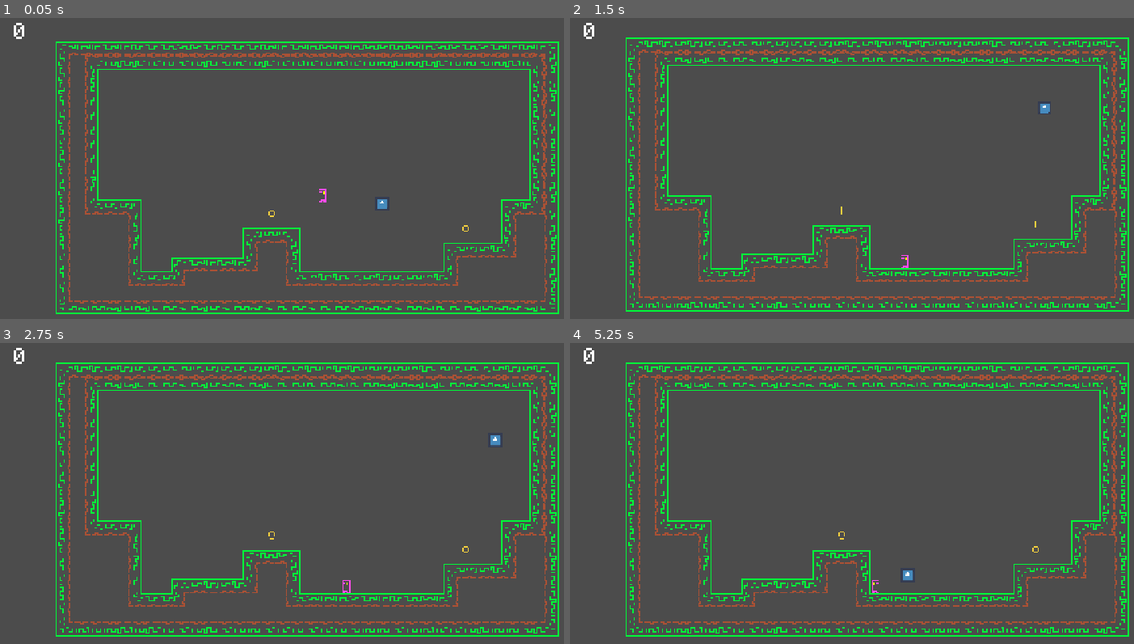
Above: before the commit, frames 1-4 (two rows, left to right).
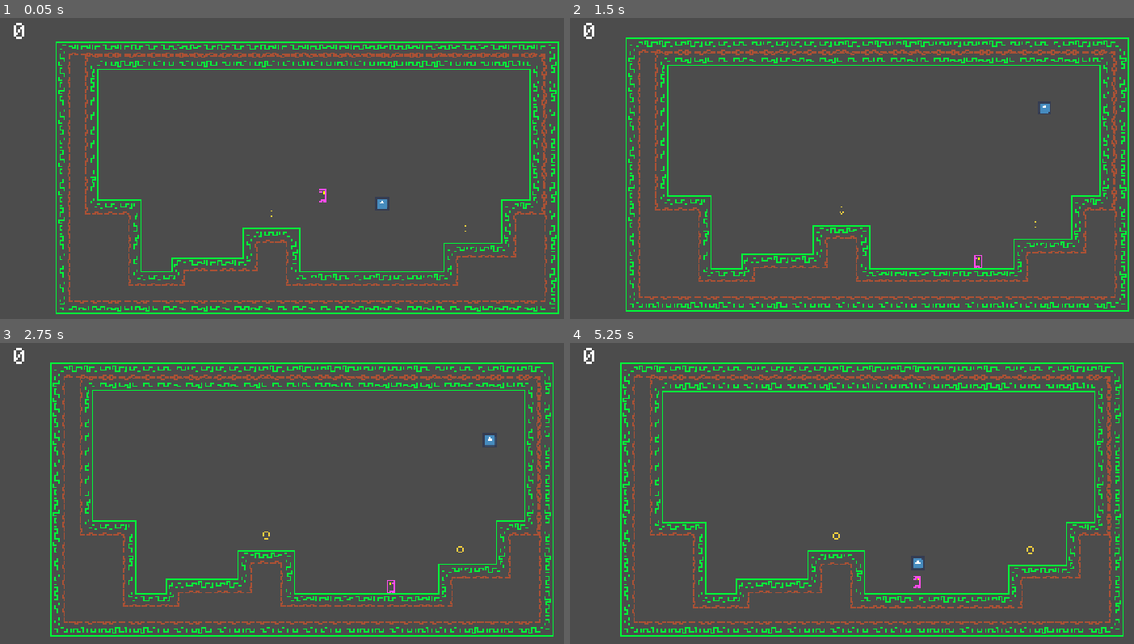
Above: after the commit, the same moments.

Repository: kmatt10/ret_plat_tut
Game: Godot game, scene res://levels/Level01.tscn
Two runs of this game, one before a commit and one after it. Both use one fixed random seed, a clock stepped at 60 frames per second and the inputs below. The engine's default icon, where the game draws it, is replaced by a stand-in: a white triangle on a blue panel in a dark square. Sound files missing from this copy of the repository are replaced by a short silence.
Inputs:
- Up to frame 1 (0.05 s): no input
- Up to frame 2 (1.5 s): hold Left (aim_left, bound only after the commit) 0.53-1.28 s; hold D (move_right) from 0.53 s (still down); tap Space (throw) at 0.6 s; tap W (jump, bound only after the commit) at 0.77 s; tap Left (aim_left, bound only after the commit) at 1.35 s
- Up to frame 3 (2.75 s): tap W (jump, bound only after the commit) at 1.52 s; tap Right (aim_right, bound only after the commit) at 1.55 s; release D (move_right) at 2.03 s; hold A (move_left) from 2.03 s (still down); hold Right (aim_right, bound only after the commit) from 2.03 s (still down); tap Space (throw) at 2.3 s
- Up to frame 4 (5.25 s): release Right (aim_right, bound only after the commit) at 2.78 s; tap Space (throw) at 2.85, 4.55, 5.1 s; tap W (jump, bound only after the commit) at 3.02, 3.77, 4.52 s; tap Left (aim_left, bound only after the commit) at 3.05 s; hold Left (aim_left, bound only after the commit) 3.53-4.28 s; tap Right (aim_right, bound only after the commit) at 3.8, 4.35 s; release A (move_left) at 4.28 s; hold D (move_right) from 4.28 s (still down); hold Left (aim_left, bound only after the commit) from 5.03 s (still down)

The runs differ from the first frame. In frame 1, less than 0.1% of the frame differs, in the area x 47-84%, y 63-71%; in frame 2, less than 0.1%; in frame 3, 8.9%; in frame 4, 10%, in the area x 8-100%, y 6-98%.

Commit message:
Aiming + Catch state
fixed hitbox being disabled during catch for the ball. Added ability to aim the ball and a default trajectory.

Diff:
--- a/pickups/Coin.tscn
+++ b/pickups/Coin.tscn
@@ -63,7 +63,7 @@
 } ]
 
 [sub_resource type="RectangleShape2D" id=7]
-extents = Vector2( 4, 4 )
+extents = Vector2( 5, 5 )
 
 [node name="Coin" type="Area2D"]
 script = ExtResource( 2 )
@@ -71,7 +71,7 @@
 [node name="AnimatedSprite" type="AnimatedSprite" parent="."]
 frames = SubResource( 6 )
 animation = "spin"
-frame = 2
+frame = 1
 playing = true
 
 [node name="CollisionShape2D" type="CollisionShape2D" parent="."]
--- a/player/Ball.gd
+++ b/player/Ball.gd
@@ -11,13 +11,22 @@
 
 onready var velocity := (Vector2.UP + Vector2.RIGHT).normalized()
 onready var player_obj := get_node("../Player")
+onready var ball_hitbox := get_node("CollisionShape2D")
+onready var catch_hitbox := get_node("CatchArea/CollisionShape2D")
 
 func is_free():
 	return ball_state == BallState.FREE
 
 func set_free():
-	velocity = (Vector2.UP + Vector2.RIGHT).normalized()
+	velocity = player_obj.get_aim()
+	ball_hitbox.set_deferred("disabled",false)
+	catch_hitbox.set_deferred("disabled",false)
 	ball_state = BallState.FREE
+
+func set_caught():
+	ball_hitbox.set_deferred("disabled",true)
+	catch_hitbox.set_deferred("disabled",true)
+	ball_state = BallState.CAUGHT
 
 # Called when the node enters the scene tree for the first time.
 func _ready():
@@ -30,17 +39,15 @@
 		var collision = move_and_collide(velocity * delta * ball_speed)
 		if collision:
 			if collision.collider.name == "Player":
-				ball_state = BallState.CAUGHT
+				set_caught()
 			velocity = velocity.bounce(collision.normal)
-			#if collision.collider.has_method("hit"):
-			#	collision.collider.hit()
 
-func _process(delta):
+func _process(_delta):
 	if !is_free():
-		position.x = player_obj.position.x + 20
-		position.y = player_obj.position.y - 10
+		position.x = player_obj.position.x
+		position.y = player_obj.position.y - 20
 
 
 func _on_CatchArea_body_entered(body):
 	if body.name == "Player":
-		ball_state = BallState.CAUGHT
+		set_caught()
--- a/player/Player.gd
+++ b/player/Player.gd
@@ -5,7 +5,11 @@
 export var jump_speed := 550
 
 var velocity := Vector2.ZERO
+var launch_vec := (Vector2.UP + Vector2.RIGHT).normalized()
 onready var ball_obj := get_node("../Ball")
+
+func get_aim():
+	return launch_vec.normalized()
 
 func _physics_process(delta: float) -> void:
 	# reset horizontal velocity
@@ -17,6 +21,13 @@
 		velocity.x += move_speed
 	if Input.is_action_pressed("move_left"):
 		velocity.x -= move_speed
+	# set launch angle
+	if Input.is_action_pressed("aim_right"):
+		launch_vec = (launch_vec + Vector2.RIGHT*2).normalized()
+	if Input.is_action_pressed("aim_up"):
+		launch_vec = (launch_vec + Vector2.UP).normalized()
+	if Input.is_action_pressed("aim_left"):
+		launch_vec = (launch_vec + Vector2.LEFT*2).normalized()
 
 	if Input.is_action_just_pressed("throw"):
 		if !ball_obj.is_free():
--- a/project.godot
+++ b/project.godot
@@ -60,23 +60,36 @@
 move_right={
 "deadzone": 0.5,
 "events": [ Object(InputEventKey,"resource_local_to_scene":false,"resource_name":"","device":0,"alt":false,"shift":false,"control":false,"meta":false,"command":false,"pressed":false,"scancode":68,"physical_scancode":0,"unicode":0,"echo":false,"script":null)
-, Object(InputEventKey,"resource_local_to_scene":false,"resource_name":"","device":0,"alt":false,"shift":false,"control":false,"meta":false,"command":false,"pressed":false,"scancode":16777233,"physical_scancode":0,"unicode":0,"echo":false,"script":null)
  ]
 }
 move_left={
 "deadzone": 0.5,
 "events": [ Object(InputEventKey,"resource_local_to_scene":false,"resource_name":"","device":0,"alt":false,"shift":false,"control":false,"meta":false,"command":false,"pressed":false,"scancode":65,"physical_scancode":0,"unicode":0,"echo":false,"script":null)
-, Object(InputEventKey,"resource_local_to_scene":false,"resource_name":"","device":0,"alt":false,"shift":false,"control":false,"meta":false,"command":false,"pressed":false,"scancode":16777231,"physical_scancode":0,"unicode":0,"echo":false,"script":null)
  ]
 }
 jump={
 "deadzone": 0.5,
-"events": [ Object(InputEventKey,"resource_local_to_scene":false,"resource_name":"","device":0,"alt":false,"shift":false,"control":false,"meta":false,"command":false,"pressed":false,"scancode":16777232,"physical_scancode":0,"unicode":0,"echo":false,"script":null)
+"events": [ Object(InputEventKey,"resource_local_to_scene":false,"resource_name":"","device":0,"alt":false,"shift":false,"control":false,"meta":false,"command":false,"pressed":false,"scancode":87,"physical_scancode":0,"unicode":0,"echo":false,"script":null)
  ]
 }
 throw={
 "deadzone": 0.5,
 "events": [ Object(InputEventKey,"resource_local_to_scene":false,"resource_name":"","device":0,"alt":false,"shift":false,"control":false,"meta":false,"command":false,"pressed":false,"scancode":32,"physical_scancode":0,"unicode":0,"echo":false,"script":null)
+ ]
+}
+aim_right={
+"deadzone": 0.5,
+"events": [ Object(InputEventKey,"resource_local_to_scene":false,"resource_name":"","device":0,"alt":false,"shift":false,"control":false,"meta":false,"command":false,"pressed":false,"scancode":16777233,"physical_scancode":0,"unicode":0,"echo":false,"script":null)
+ ]
+}
+aim_left={
+"deadzone": 0.5,
+"events": [ Object(InputEventKey,"resource_local_to_scene":false,"resource_name":"","device":0,"alt":false,"shift":false,"control":false,"meta":false,"command":false,"pressed":false,"scancode":16777231,"physical_scancode":0,"unicode":0,"echo":false,"script":null)
+ ]
+}
+aim_up={
+"deadzone": 0.5,
+"events": [ Object(InputEventKey,"resource_local_to_scene":false,"resource_name":"","device":0,"alt":false,"shift":false,"control":false,"meta":false,"command":false,"pressed":false,"scancode":16777232,"physical_scancode":0,"unicode":0,"echo":false,"script":null)
  ]
 }
 
